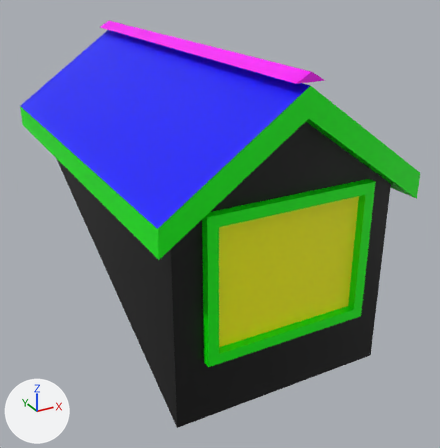
One commit to the glTF model s2/models/building_kit/roof_dormer.glb: the scene before it, then after it.
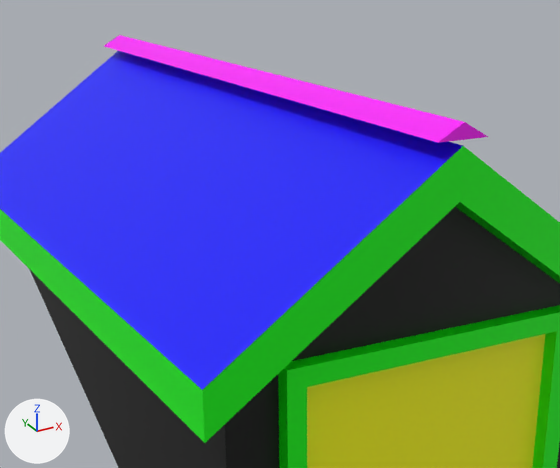
Each version is shown whole from a camera (50 mm lens) standing at (-1.64, -2.42, 1.97) and looking at (0.14, 0.84, 0.35), then close up on the part from 9% to 84% of the width and 0% to 61% of the height. Lighting does not change. The marker at lower left points along +X, +Y and +Z. The last two pictures show the newer version. Vertices at exactly the same position are counted once.

The older version as bpy lines, for what is in view:
```python
me_roof_dormer = bpy.data.meshes.new('roof_dormer')
me_roof_dormer.from_pydata(...)  # 56 vertices, 66 faces; spans x -0.75..0.75, y -0.25..2.36, z -0.26..1.52
me_roof_dormer.materials.append(mat_defaultmaterial)
ob_roof_dormer = bpy.data.objects.new('roof_dormer', me_roof_dormer)
ob_roof_dormer.location = (0.0, 0.0, 0.0)
```
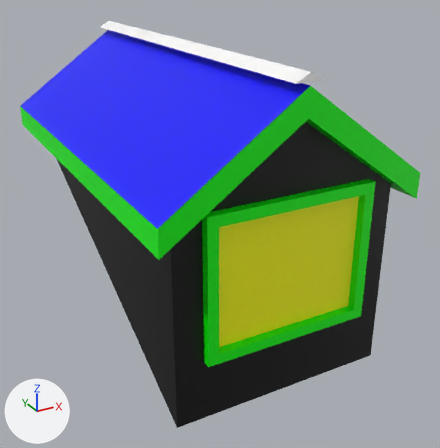
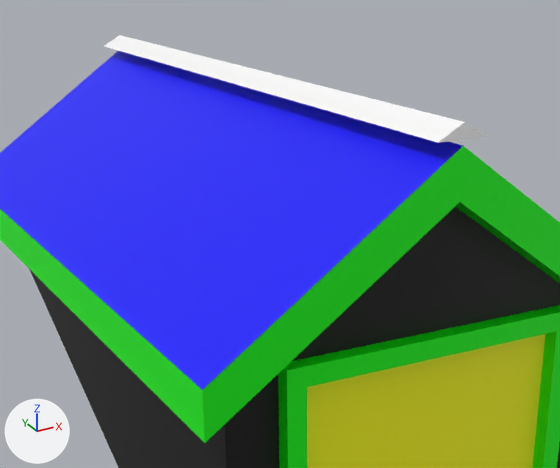
Patch to the scene script:
```diff
--- a/s2/models/building_kit/roof_dormer.glb.py
+++ b/s2/models/building_kit/roof_dormer.glb.py
@@ me_roof_dormer @@
 me_roof_dormer.from_pydata(...)  # 56 vertices, 66 faces; spans x -0.75..0.75, y -0.25..2.36, z -0.26..1.52
 # used by ob_roof_dormer; location = (0.0, 0.0, 0.0)
+# me_roof_dormer part 1: 6 faces centred in x -0.05..0.05, y -0.25..2.36, z 1.49..1.5 are repainted in the vertex colours; the middle colour goes from pink #ff00ff to white #ffffff
 me_roof_dormer.materials.append(mat_defaultmaterial)
```

Location of each change, [x1, y1, x2, y2] in pixels of the close-ups (560 x 468 px):
part 1 of me_roof_dormer, recoloured (pink to white)
    both: [104, 35, 488, 143]
